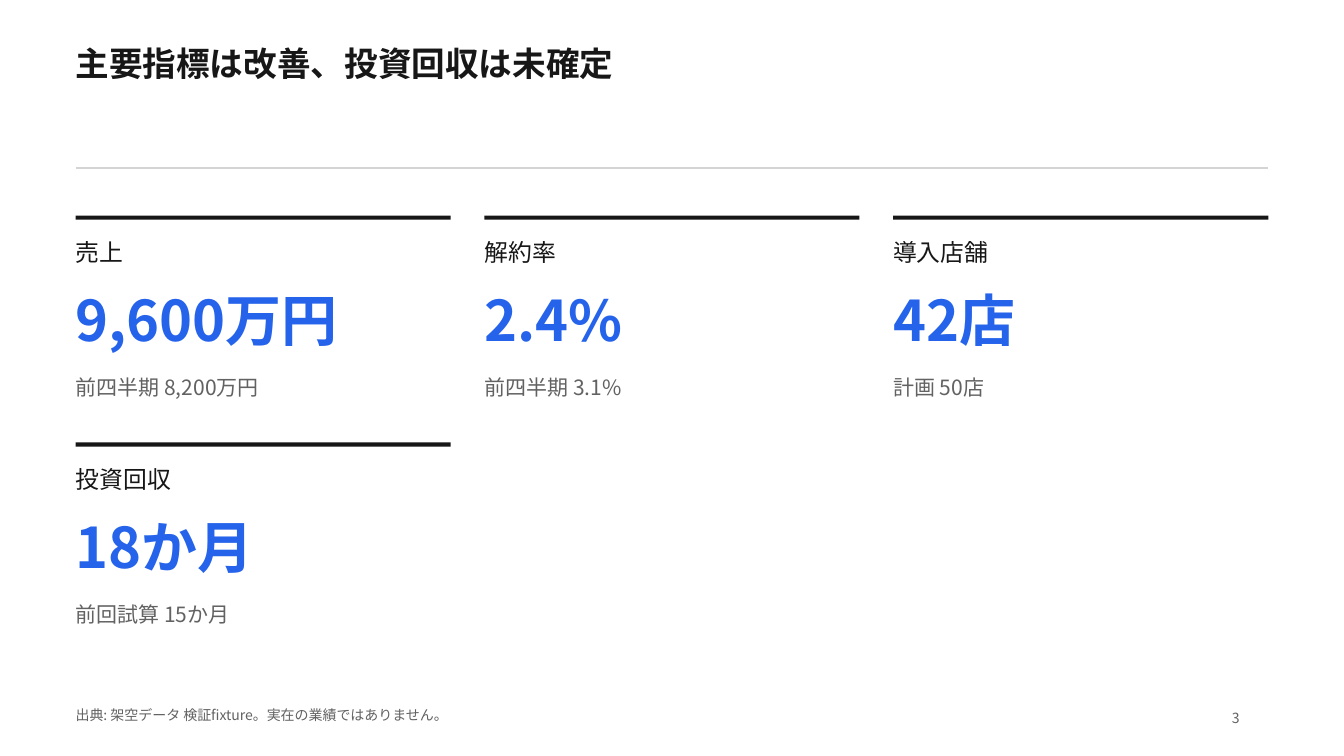
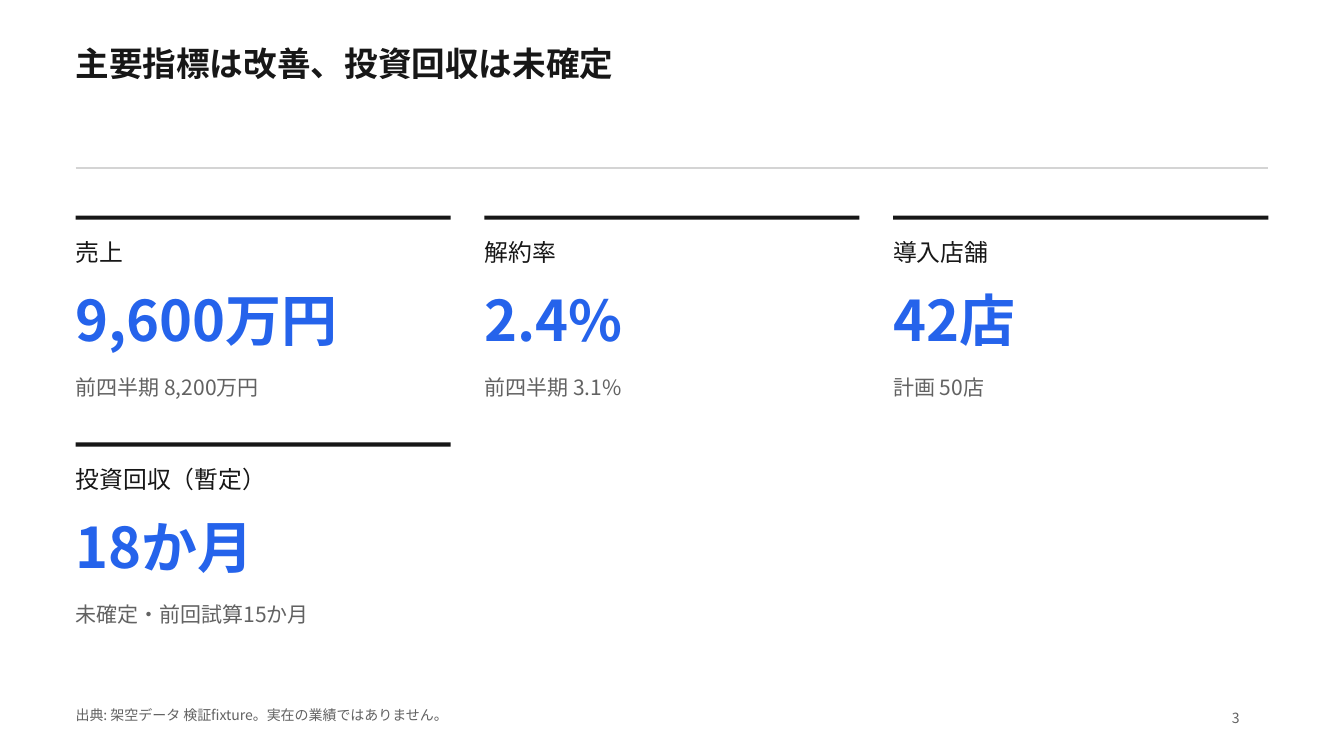
Before and after one commit to Skyjoy0512/Memora-iOS, a slide deck: slide 3 of docs/presentation-integration/scenarios/A/A.pptx. Drawn at 1344x756 pixels with LibreOffice and Linux fonts; fonts in the diff are those of the drawing. Boxes give left, top, right and bottom in pixels: in the first picture for what was removed or moved away, otherwise in the second. Text is boxed around its words. In the diff, an @@ line names an element or a change of style, - is before the commit and + after.

```diff
--- a/docs/presentation-integration/scenarios/A/A.pptx
+++ b/docs/presentation-integration/scenarios/A/A.pptx
@@ text at (x1=76, y1=467, x2=267, y2=490): text changed @@
-投資回収
+投資回収（暫定）
@@ text at (x1=76, y1=604, x2=309, y2=624): text changed @@
-前回試算 15か月
+未確定・前回試算15か月
```
Also in this commit, not shown: 2 other slides changed, 47 other files.
